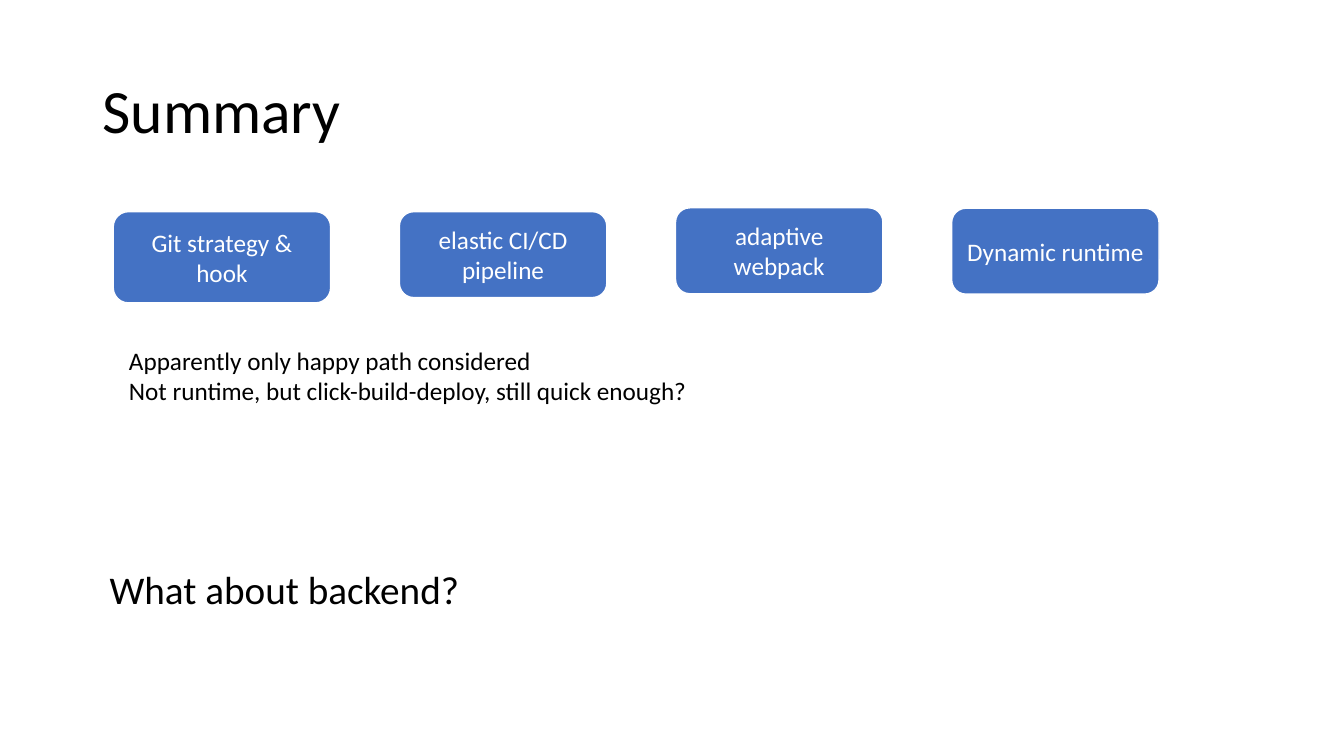
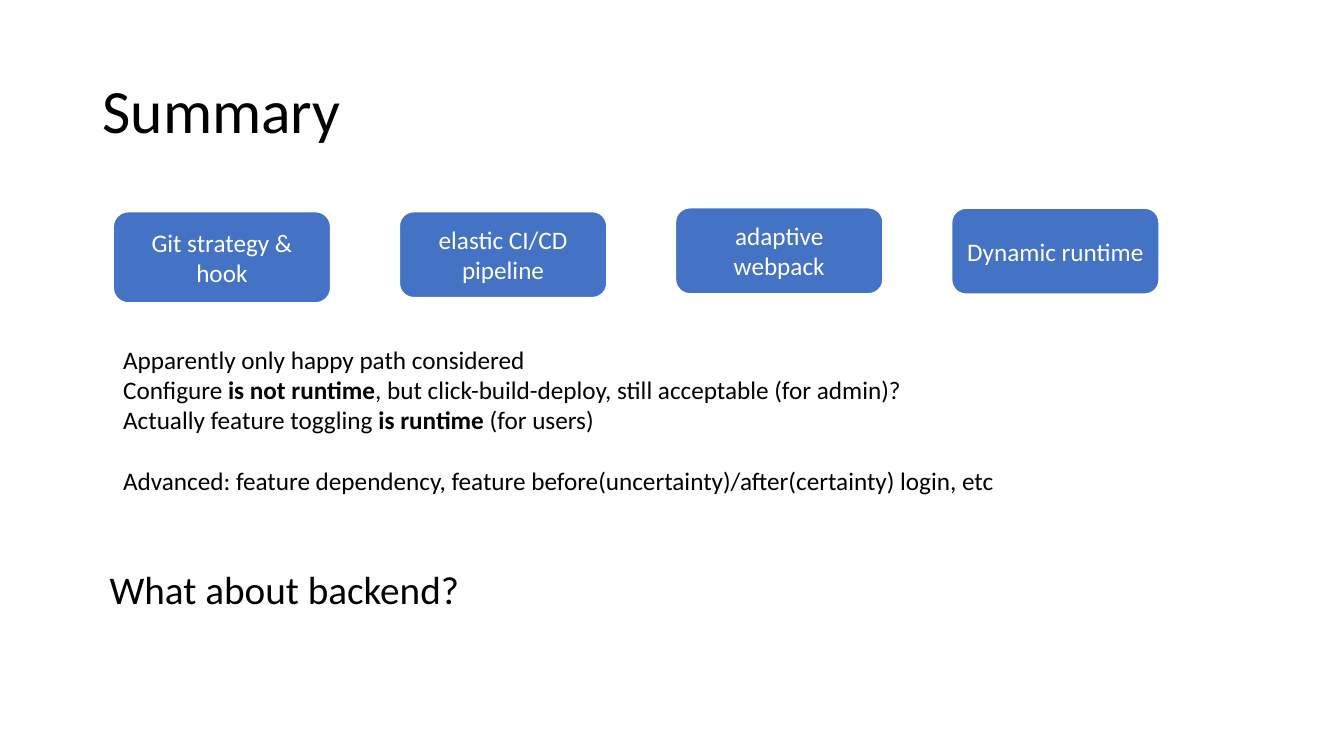
Before and after one commit to chaiyilin/featureToggling, a slide deck: slide 25 of featureToggles.pptx (slide 23 before the commit). Drawn at 1344x756 pixels with LibreOffice and Linux fonts; fonts in the diff are those of the drawing. Boxes give left, top, right and bottom in pixels: in the first picture for what was removed or moved away, otherwise in the second. Text is boxed around its words. In the diff, an @@ line names an element or a change of style, - is before the commit and + after.

```diff
--- a/featureToggles.pptx
+++ b/featureToggles.pptx
@@ text at box(123, 380, 993, 495): text changed @@
-Not runtime, but click-build-deploy, still quick enough?
+Configure is not runtime, but click-build-deploy, still acceptable (for admin)?
+Actually feature toggling is runtime (for users)
+Advanced: feature dependency, feature before(uncertainty)/after(certainty) login, etc
```
Also in this commit, not shown: 9 other slides changed, 3 slides added, 1 slide removed.
